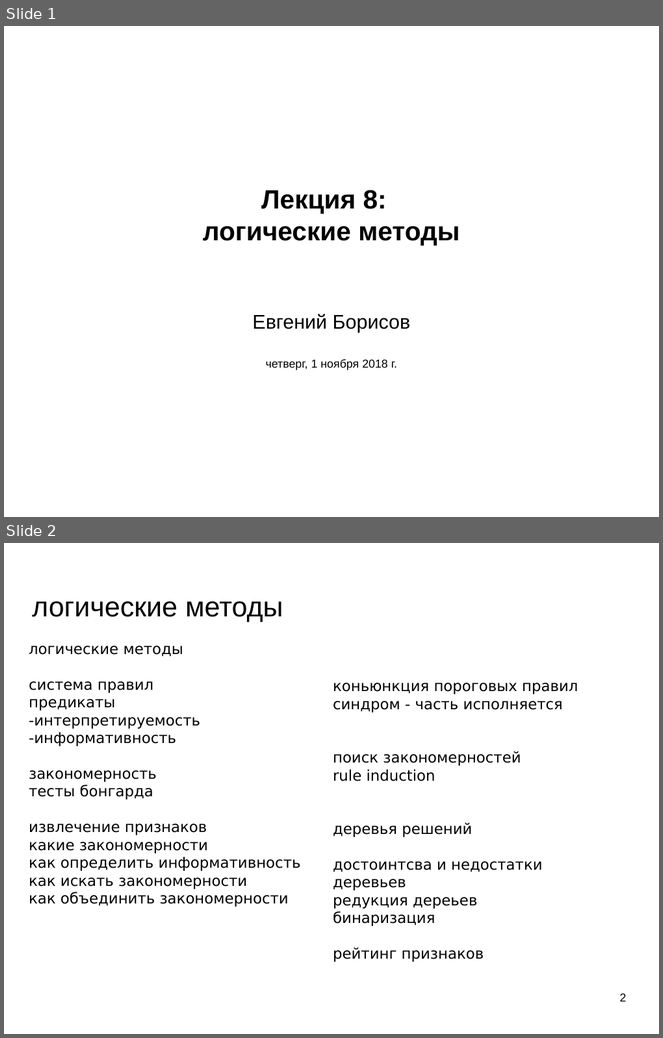
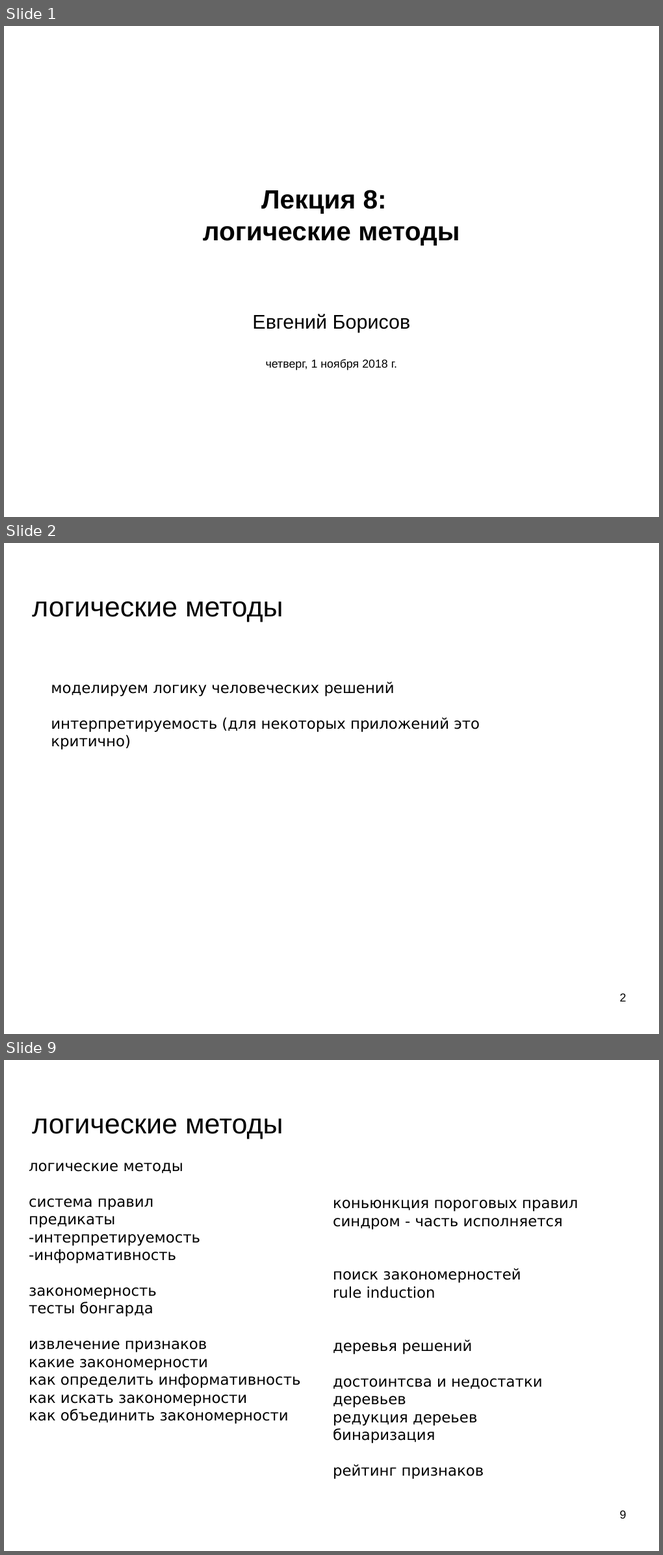
Before and after one commit to mechanoid5/ml_lectorium_legacy, a slide deck: 08-logical.odp. Shown one above the other, each under a label of ours: slides 1 and 2 before the commit, slides 1, 2 and 9 after it; the slides between them are not shown. The pictures are 663x1038 and 663x1555 pixels, drawn with LibreOffice and Linux fonts; fonts in the diff are those of the drawing; background and template pictures are left out. Boxes give left, top, right and bottom in pixels: in the first picture for what was removed or moved away, otherwise in the second. Text is boxed around its words. In the diff, an @@ line names an element or a change of style, - is before the commit and + after.

```diff
--- a/08-logical.odp
+++ b/08-logical.odp
@@ slide 2 added at (4, 543, 659, 1034), background picture (left out) @@
@@ title added at (32, 601, 283, 622), 33.9 pt, text #000000 @@
+логические методы
@@ text added at (51, 681, 480, 750), 18 pt, text #000000 @@
+моделируем логику человеческих решений
+интерпретируемость (для некоторых приложений это критично)
@@ page number added at (620, 993, 627, 1002), 14 pt, text #000000 @@
+2
@@ what was slide 2 is now slide 9 @@
@@ page number at (620, 1510, 627, 1519): text changed @@
-2
+9
```
Also in this commit, not shown: 6 other slides added, 2 other files.
